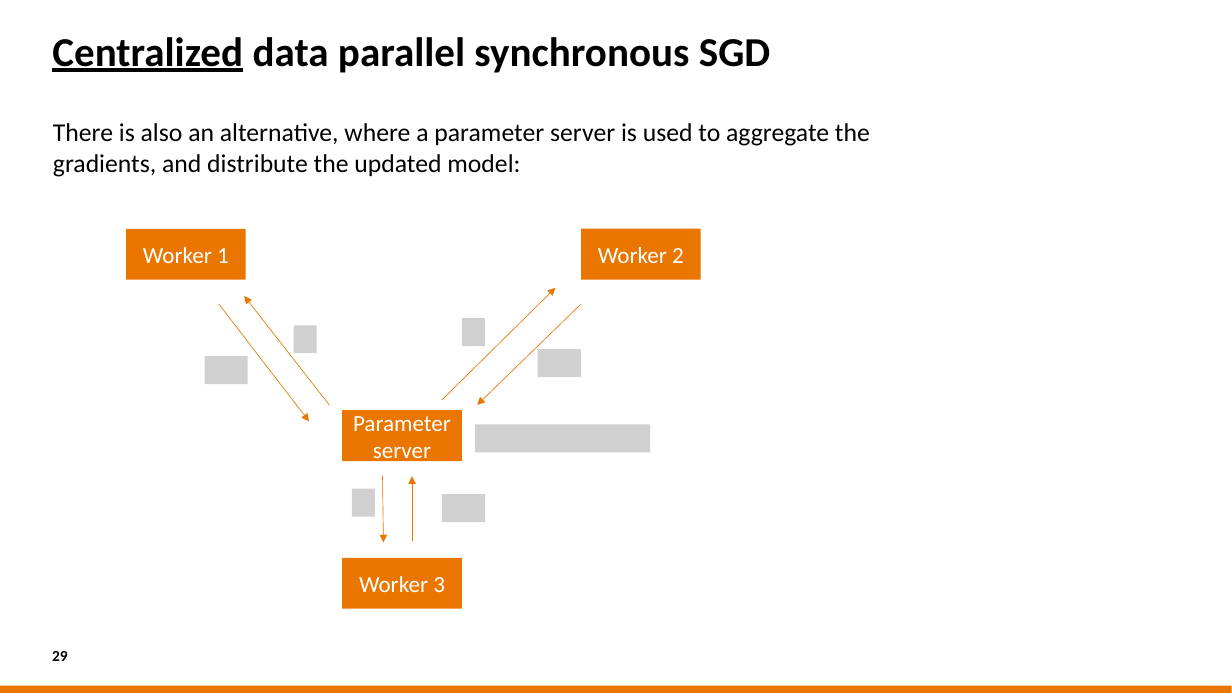
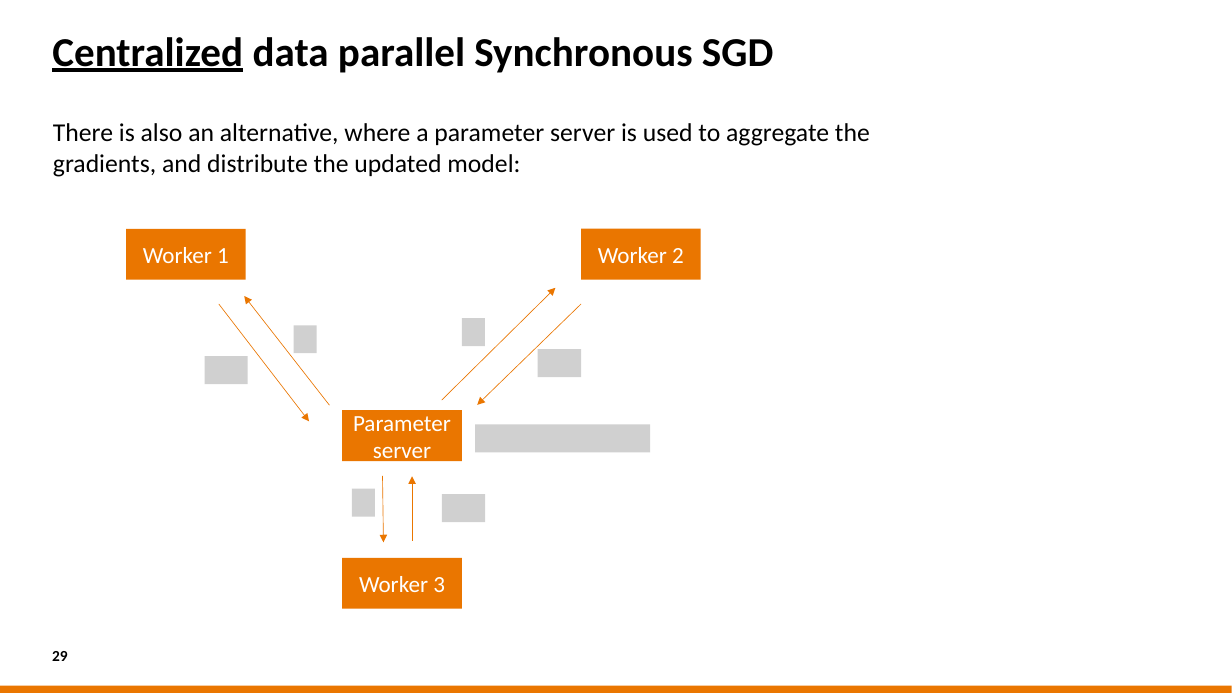
Before and after one commit to sara-nl/HPML-course-materials, a slide deck: slide 29 of Day2/slides/Parallel_Computing_for_DL.pptx. Drawn at 1232x693 pixels with LibreOffice and Linux fonts; fonts in the diff are those of the drawing; grey boxes stand for pictures; background and template pictures are left out. Boxes give left, top, right and bottom in pixels: in the first picture for what was removed or moved away, otherwise in the second. Text is boxed around its words. In the diff, an @@ line names an element or a change of style, - is before the commit and + after.

Commit message:
update parallelization slides

```diff
--- a/Day2/slides/Parallel_Computing_for_DL.pptx
+++ b/Day2/slides/Parallel_Computing_for_DL.pptx
@@ title at bbox=[52, 37, 773, 73]: text changed @@
-Centralized data parallel synchronous SGD
+Centralized data parallel Synchronous SGD
```
Also in this commit, not shown: 11 other slides changed.
